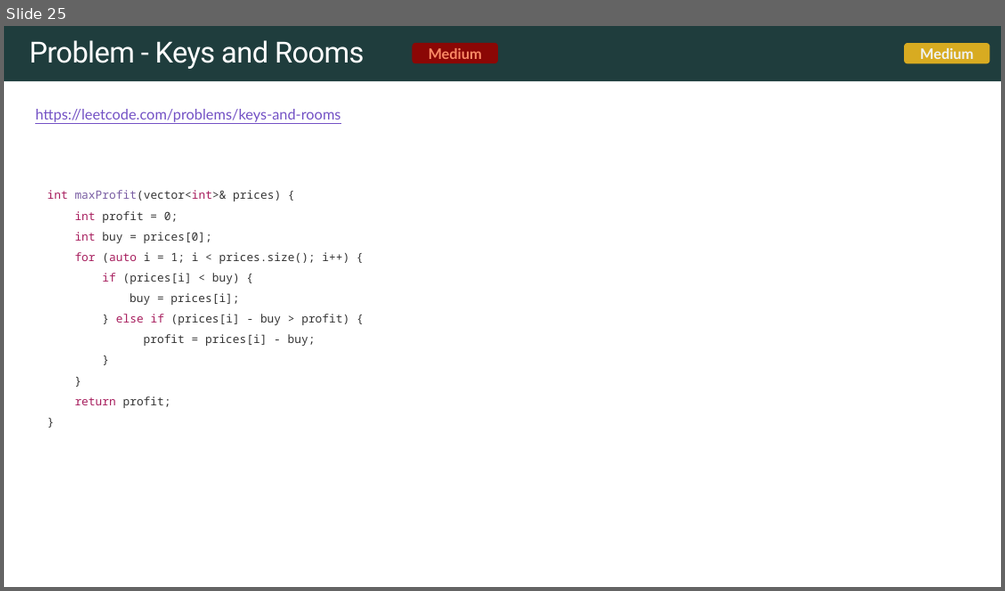
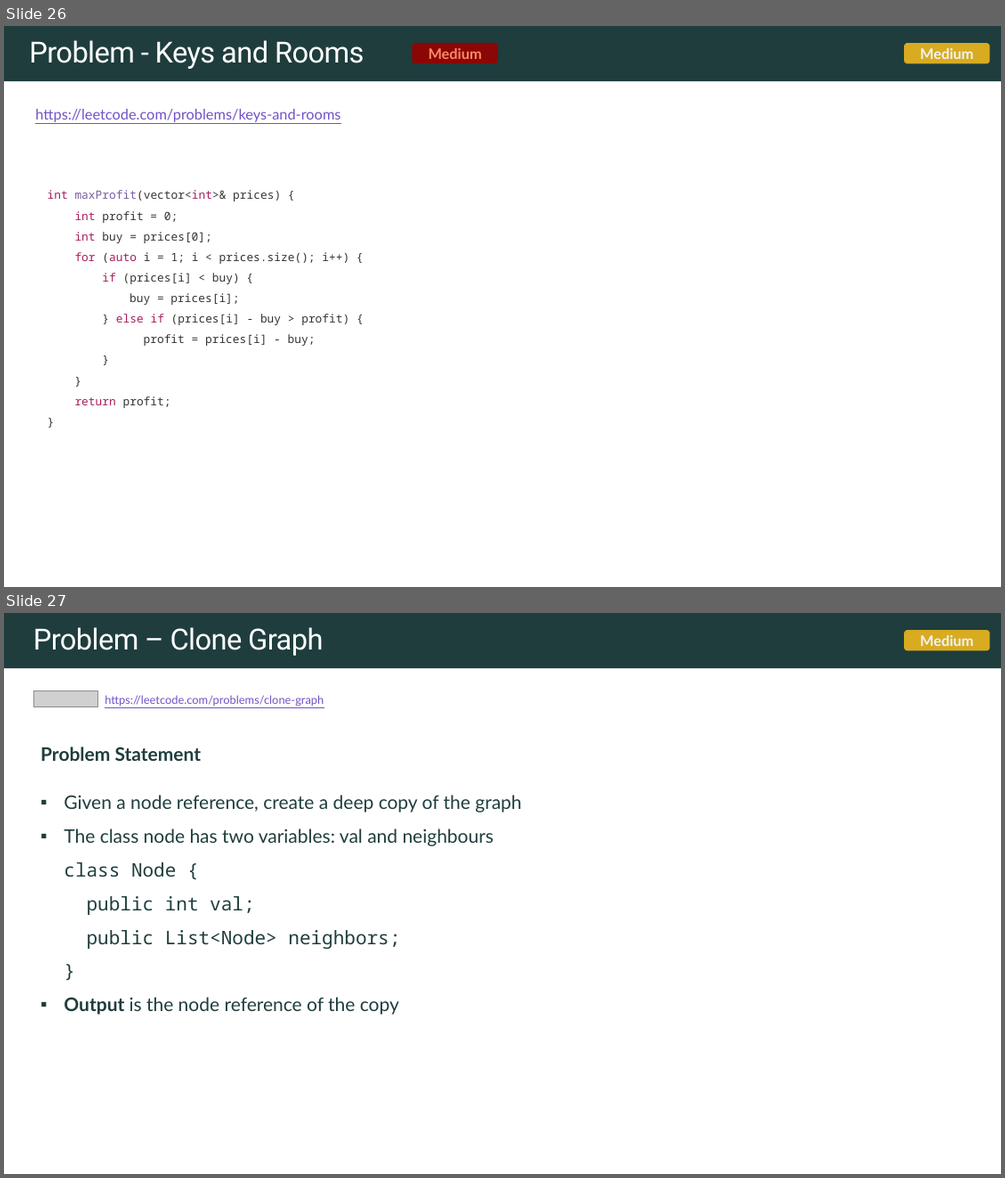
Before and after one commit to rfdavid/coding-interview-handbook-cpp, a slide deck: Algorithm and problem Solving Cheatsheet.pptm. Shown one above the other, each under a label of ours: slide 25 before the commit, slides 26 and 27 after it. The pictures are 1005x591 and 1005x1178 pixels, drawn with LibreOffice and Linux fonts; fonts in the diff are those of the drawing; grey boxes stand for pictures. Boxes give left, top, right and bottom in pixels: in the first picture for what was removed or moved away, otherwise in the second. Text is boxed around its words. In the diff, an @@ line names an element or a change of style, - is before the commit and + after.

```diff
--- a/Algorithm and problem Solving Cheatsheet.pptm
+++ b/Algorithm and problem Solving Cheatsheet.pptm
@@ slide 27 added at (4,613,1001,1174), background #FFFFFF; not listed: 1 template element that a slide beside it also shows @@
@@ title added at (33,627,323,656), 28 pt, text #FFFFFF @@
+Problem – Clone Graph
@@ rounded rectangle added at (905,630,990,651), fill #E2B120 at 95% opacity, 14 pt, text #F0F3F3, bold @@
+Medium
@@ picture added at (34,690,97,707) @@
@@ text added at (105,695,324,706), 11 pt, text #7351C5, underline @@
+https://leetcode.com/problems/clone-graph
@@ text added at (40,747,521,1014), 18 pt, text #1F3D3D @@
+Problem Statement
+▪ Given a node reference, create a deep copy of the graph
+▪ The class node has two variables: val and neighbours
+  class Node {
+  public int val;
+  public List<Node> neighbors;
+  }
+▪ Output is the node reference of the copy
@@ what was slide 25 is now slide 26 @@
```
Also in this commit, not shown: 4 slides changed, 4 other slides added, 11 other files.
